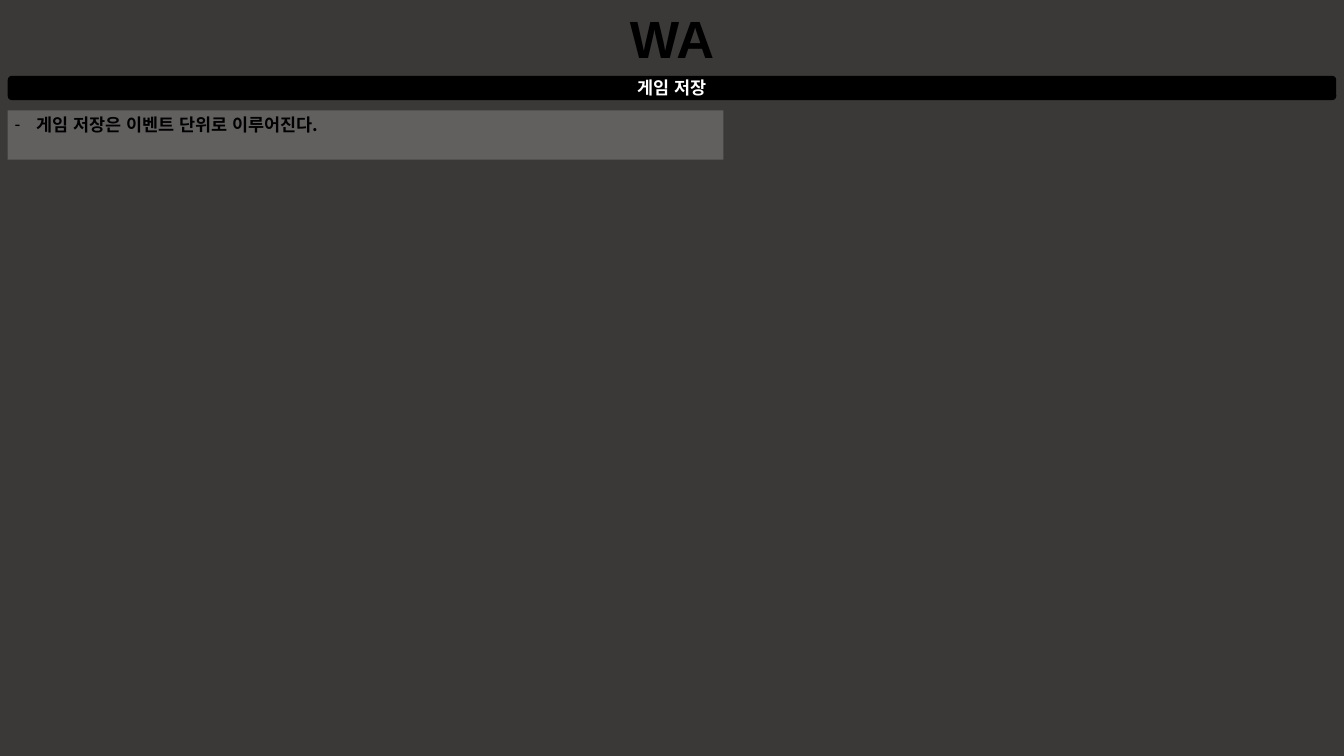
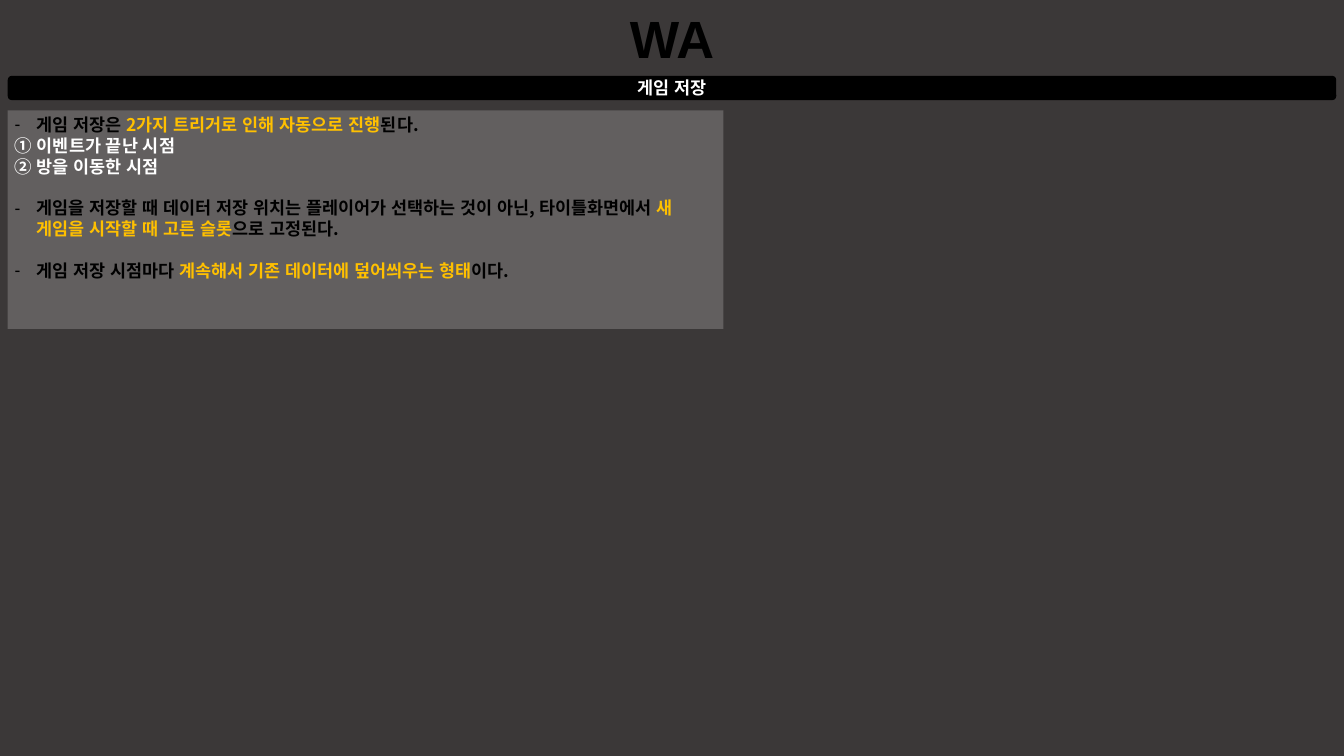
Before and after one commit to taeseongeom/WA, a slide deck: slide 5 of 기획서/문서/저장 불러오기 시스템.pptx. Drawn at 1344x756 pixels with LibreOffice and Linux fonts; fonts in the diff are those of the drawing. Boxes give left, top, right and bottom in pixels: in the first picture for what was removed or moved away, otherwise in the second. Text is boxed around its words. In the diff, an @@ line names an element or a change of style, - is before the commit and + after.

Commit message:
Update 저장 불러오기 시스템.pptx
저장및불러오기시스템기획서 작성

```diff
--- a/기획서/문서/저장 불러오기 시스템.pptx
+++ b/기획서/문서/저장 불러오기 시스템.pptx
@@ rectangle "게임 저장은 2가지 트리거로 인해 ...": place and size @@
-rectangle "게임 저장은 2가지 트리거로 인해 ..." at (8,110,723,160)
+rectangle "게임 저장은 2가지 트리거로 인해 ..." at (8,110,723,329)
@@ text in rectangle at (15,116,673,279): text changed @@
-– 게임 저장은 이벤트 단위로 이루어진다.
+– 게임 저장은 2가지 트리거로 인해 자동으로 진행된다.
+① 이벤트가 끝난 시점
+② 방을 이동한 시점
+– 게임을 저장할 때 데이터 저장 위치는 플레이어가 선택하는 것이 아닌, 타이틀화면에서 새 게임을 시작할 때 고른 슬롯으로 고정된다.
+– 게임 저장 시점마다 계속해서 기존 데이터에 덮어씌우는 형태이다.
```
Also in this commit, not shown: 2 other slides changed.
